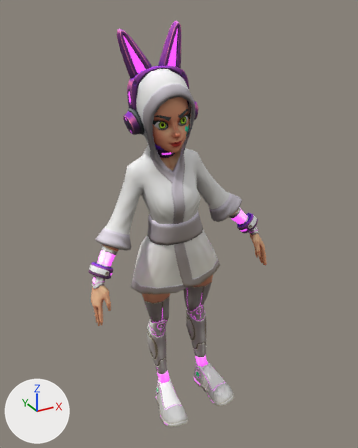
The glTF model models/whiteRabbit.glb as it was, and as the next commit left it.
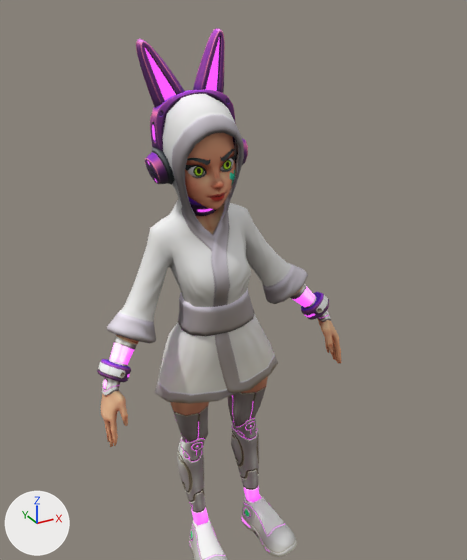
The first picture shows the older version from a 50 mm camera at (-1.108, -2.092, 2.266) aimed at (0.079, 0.066, 1.187). The close-ups show both versions on the part from 5% to 100% of the width and 0% to 91% of the height of that picture. Arrows for +X, +Y and +Z are at lower left; the lights stay in place.

Names of what the first close-up shows: 'belt_low', 'body_low', 'headphoneCups_low', 'headphoneEars_low', 'headphoneStrap_low', 'kimono_low'.
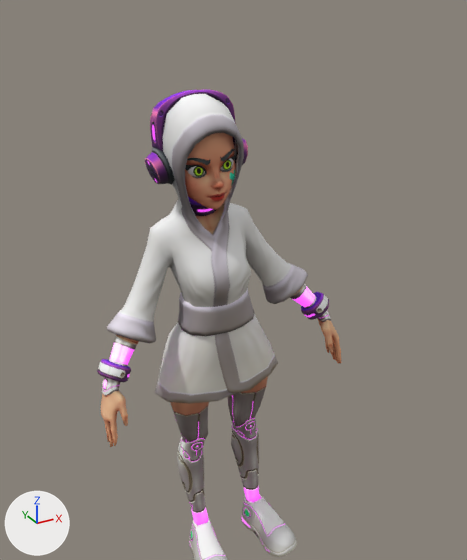
The edits, one by one:
Object 'headphoneEars_low' (ob_headphoneears_low) is deleted.

Where the change shows, as pixel boxes [x1, y1, x2, y2] in the close-ups (467 x 560 px):
'headphoneEars_low', deleted: before [136, 28, 225, 108]
